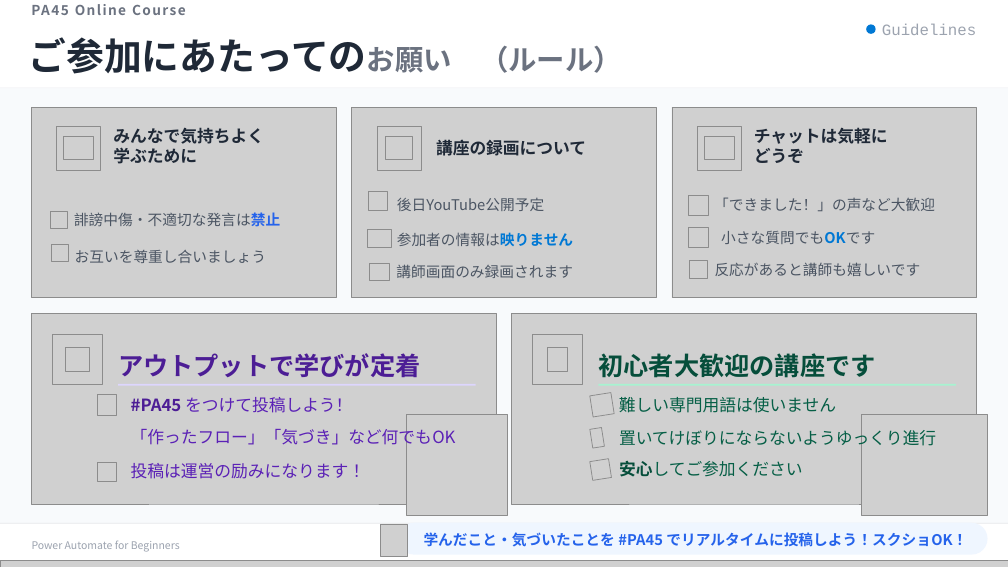
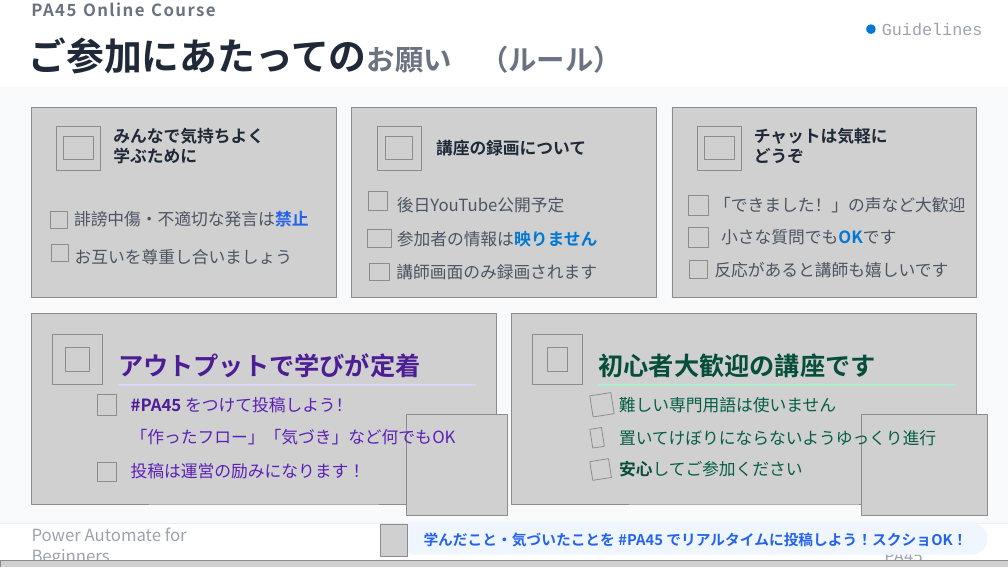
Before and after one commit to Haru-PowerPlatform/pa45, a slide deck: slide 2 of assets/pa45/P001_PA45_変数の初期化_20260306.pptx. Drawn at 1008x567 pixels with LibreOffice and Linux fonts; fonts in the diff are those of the drawing; grey boxes stand for pictures; background and template pictures are left out. Boxes give left, top, right and bottom in pixels: in the first picture for what was removed or moved away, otherwise in the second. Text is boxed around its words. In the diff, an @@ line names an element or a change of style, - is before the commit and + after.

```diff
--- a/assets/pa45/P001_PA45_変数の初期化_20260306.pptx
+++ b/assets/pa45/P001_PA45_変数の初期化_20260306.pptx
@@ text "PA45 Online Course" at <box>31,2,215,16</box>: size 13 to 16 pt @@
@@ text "Guidelines" at <box>882,23,982,35</box>: size 15 to 16 pt @@
@@ size 14 to 16 pt in 8 elements at <box>74,210,309,227</box>, <box>75,249,293,265</box>, <box>397,197,565,213</box>, <box>397,231,598,247</box>, <box>396,264,597,280</box>, <box>714,197,965,213</box>, <box>721,229,896,245</box>, <box>715,262,949,278</box> @@
@@ text "Power Automate for Beginners" at <box>32,527,187,561</box>: size 10 to 16 pt @@
@@ text "Copyright © PA45" at <box>884,533,961,567</box>: size 10 to 16 pt @@
```
Also in this commit, not shown: 14 other slides changed, 3 other files.
